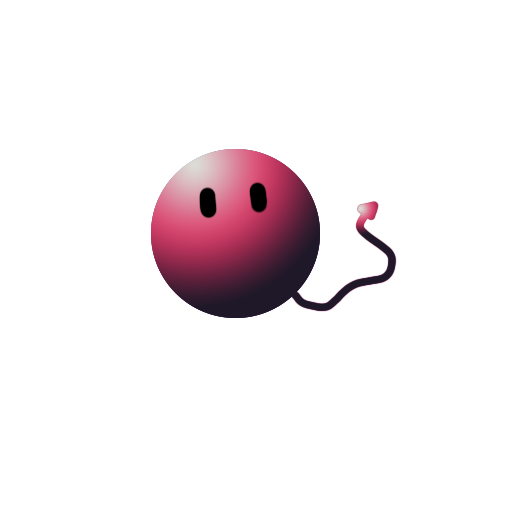
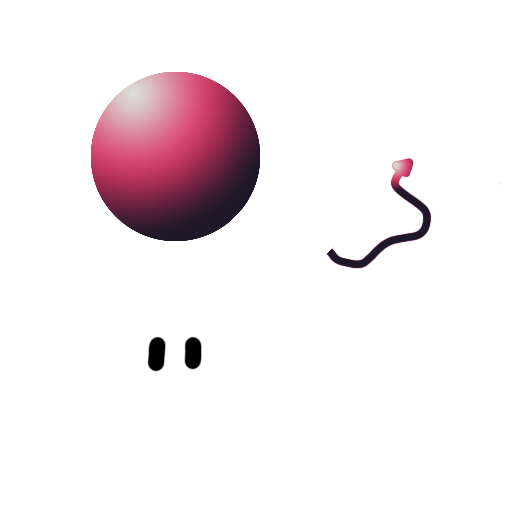
Layered file, before and after one edit (512×512). Changes by layer:
painted on "Elipse 1" over <box>91,72,508,372</box>
